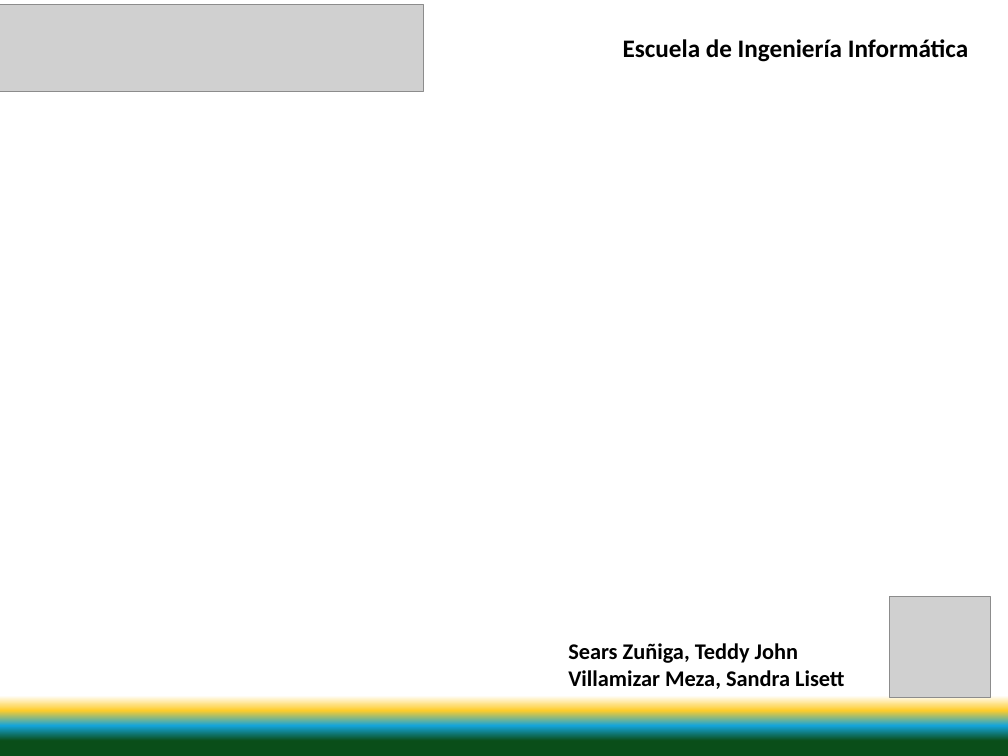
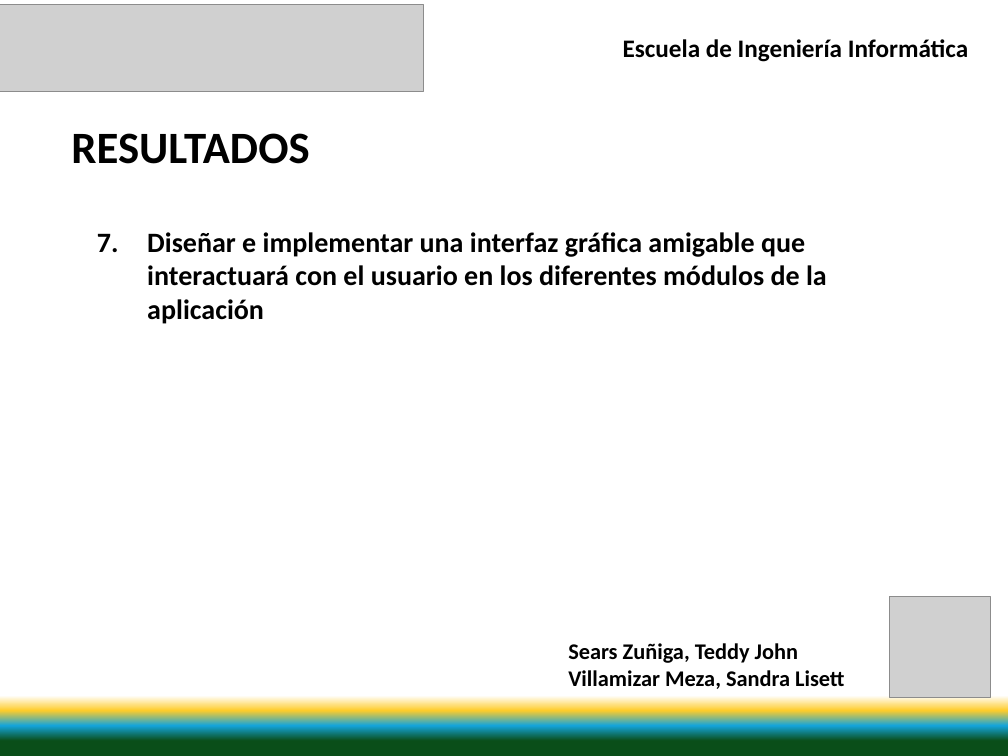
Before and after one commit to svillami/SanTed, a slide deck: slide 35 of Documentacion/Presentacion/Presentacion V1.0.pptx (slide 24 before the commit). Drawn at 1008x756 pixels with LibreOffice and Linux fonts; fonts in the diff are those of the drawing; grey boxes stand for pictures. Boxes give left, top, right and bottom in pixels: in the first picture for what was removed or moved away, otherwise in the second. Text is boxed around its words. In the diff, an @@ line names an element or a change of style, - is before the commit and + after.

Commit message:
Resultados
Se agragan algunos de los resultados.

```diff
--- a/Documentacion/Presentacion/Presentacion V1.0.pptx
+++ b/Documentacion/Presentacion/Presentacion V1.0.pptx
@@ text added at [71,133,309,164], 32 pt, text #000000, bold @@
+RESULTADOS
@@ text added at [147,232,827,324], 20 pt, text #000000, bold @@
+7. Diseñar e implementar una interfaz gráfica amigable que interactuará con el usuario en los diferentes módulos de la aplicación
```
Also in this commit, not shown: 23 other slides changed, 11 slides added, 2 other files.
